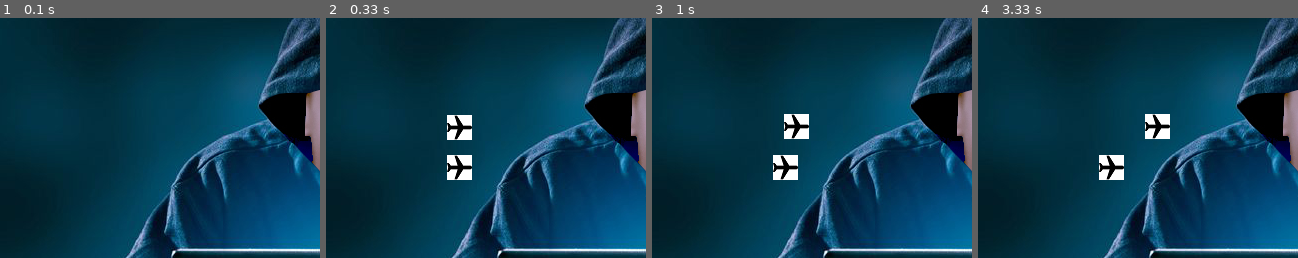
Above: before the commit, frames 1-4 (left to right).
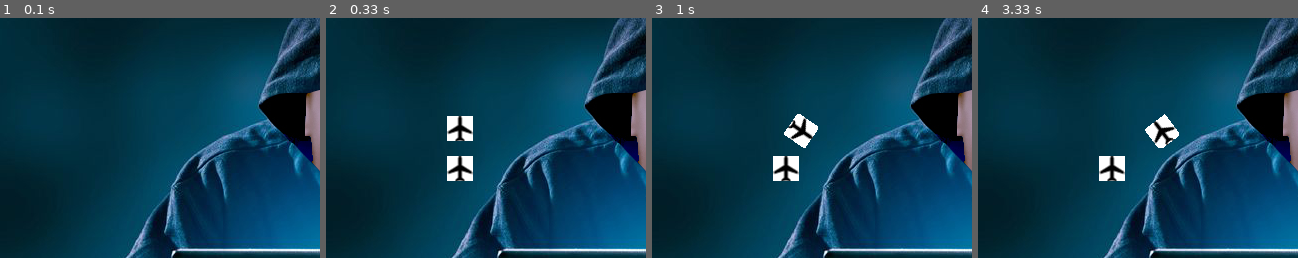
Above: after the commit, the same moments.

Repository: Mi-LeV/AWACS
Game: pygame game, started from main.py
Same seed, same stepped clock (60 frames per second), same inputs: the game is played once before the commit and once after it.
Inputs (mouse positions are % of the whole screen's width and height, from its top left):
- Up to frame 1 (0.1 s): no input
- Up to frame 2 (0.33 s): no input
- Up to frame 3 (1 s): click (82, 47) at 0.43 s; click (50, 56) at 0.8 s
- Up to frame 4 (3.33 s): click (19, 35) at 1.2 s; click (87, 85) at 1.6 s; move the mouse to (52, 16) at 1.87 s; click (52, 16) at 2 s; move the mouse to (45, 76) at 2.27 s; click (45, 76) at 2.4 s; click (47, 33) at 2.8 s; click (36, 29) at 3.2 s
The pictures show only the part of the screen within x 20-70%, y 28-78%; the shares and areas given below are measured in that part.

Frame 1 is identical in both runs. In frame 2, 0.9% of the frame differs, in the area x 37-46%, y 40-68%; in frame 3, 1.3%; in frame 4, 1.4%, in the area x 37-63%, y 40-68%.

Commit message:
implémentation du calcul d'angle et de rotation du sprite

Diff:
--- a/classes.py
+++ b/classes.py
@@ -18,7 +18,16 @@
         theta = math.atan2(pointB[0] - pointA[0], pointA[1] - pointB[1])
         if (theta < 0):
             theta += 2*math.pi
-        return math.degrees(theta)
+        return 360-math.degrees(theta)
+
+    @staticmethod
+    def rotate(objet,angle):
+        """Rotate the image of the sprite around its center."""
+        # `rotozoom` usually looks nicer than `rotate`. Pygame's rotation
+        # functions return new images and don't modify the originals.
+        objet.sprite = pygame.transform.rotozoom(objet.orig_sprite, objet.angle + angle, 1)
+        # Create a new rect with the center of the old rect.
+        objet.rect = objet.sprite.get_rect(center=objet.rect.center)
 
 class Plane:
     def __init__(self,x,y):
@@ -29,7 +38,10 @@
         self.yDest = y
         self.x = x
         self.y = y
+        self.orig_sprite = pygame.image.load("sprite_plane.png").convert_alpha()
         self.sprite = pygame.image.load("sprite_plane.png").convert_alpha()
+        self.rect = self.sprite.get_rect(center=(x,y))
+        self.angle = 90
         var.refreshList.append(self)
 
 
--- a/main.py
+++ b/main.py
@@ -1,8 +1,8 @@
 import pygame
 from time import sleep
-from pygame.locals import *#les var de pygame
+from pygame.locals import * #les var de pygame
+import variables as var #importion des variables globales
 import classes #importation des classes
-import variables as var #importion des variables globales
 
 ##creation de la fenetre
 
@@ -36,15 +36,16 @@
             Player.shootClic(event)
 
     for objet in var.refreshList:#boucle de mouvement
-        #avion.sprite = pygame.transform.rotate(avion.sprite, utility.getBearing((avion.x,avion.y),(avion.xDest,avion.yDest)))
+        angle = classes.utility.getBearing((objet.x,objet.y),(objet.xDest,objet.yDest))
+        classes.utility.rotate(objet,angle)
         objet.goTick(objet.xDest,objet.yDest)
 
     sleep(0.1)#delai graphique
 
     #Re-collage
     fenetre.blit(fond,(0,0))
-    for avion in var.refreshList:
-        fenetre.blit(avion.sprite,(avion.x,avion.y))
+    for objet in var.refreshList:
+        fenetre.blit(objet.sprite,(objet.x,objet.y))
     #Rafraichissement
     pygame.display.flip()
 
